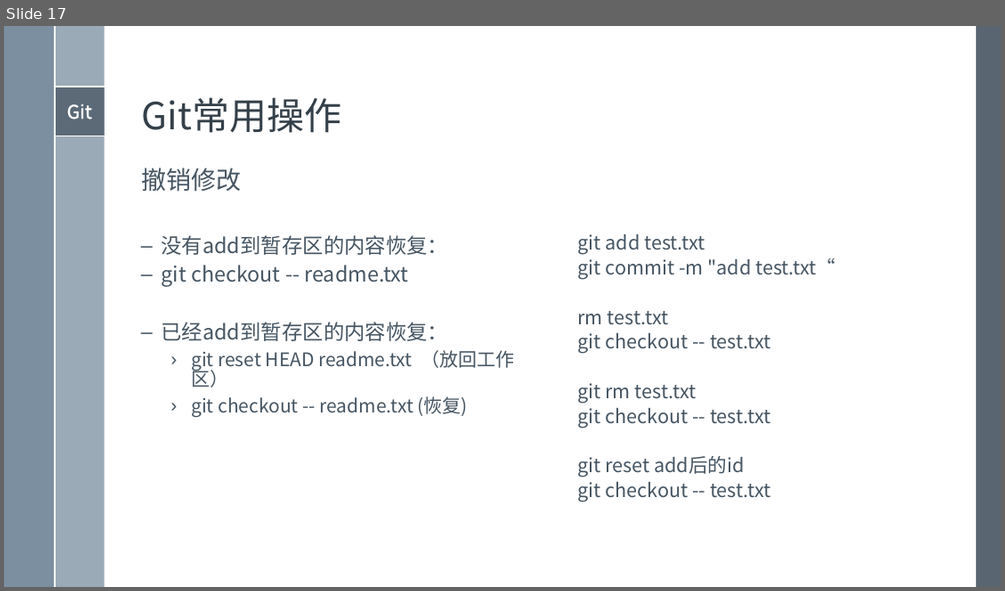
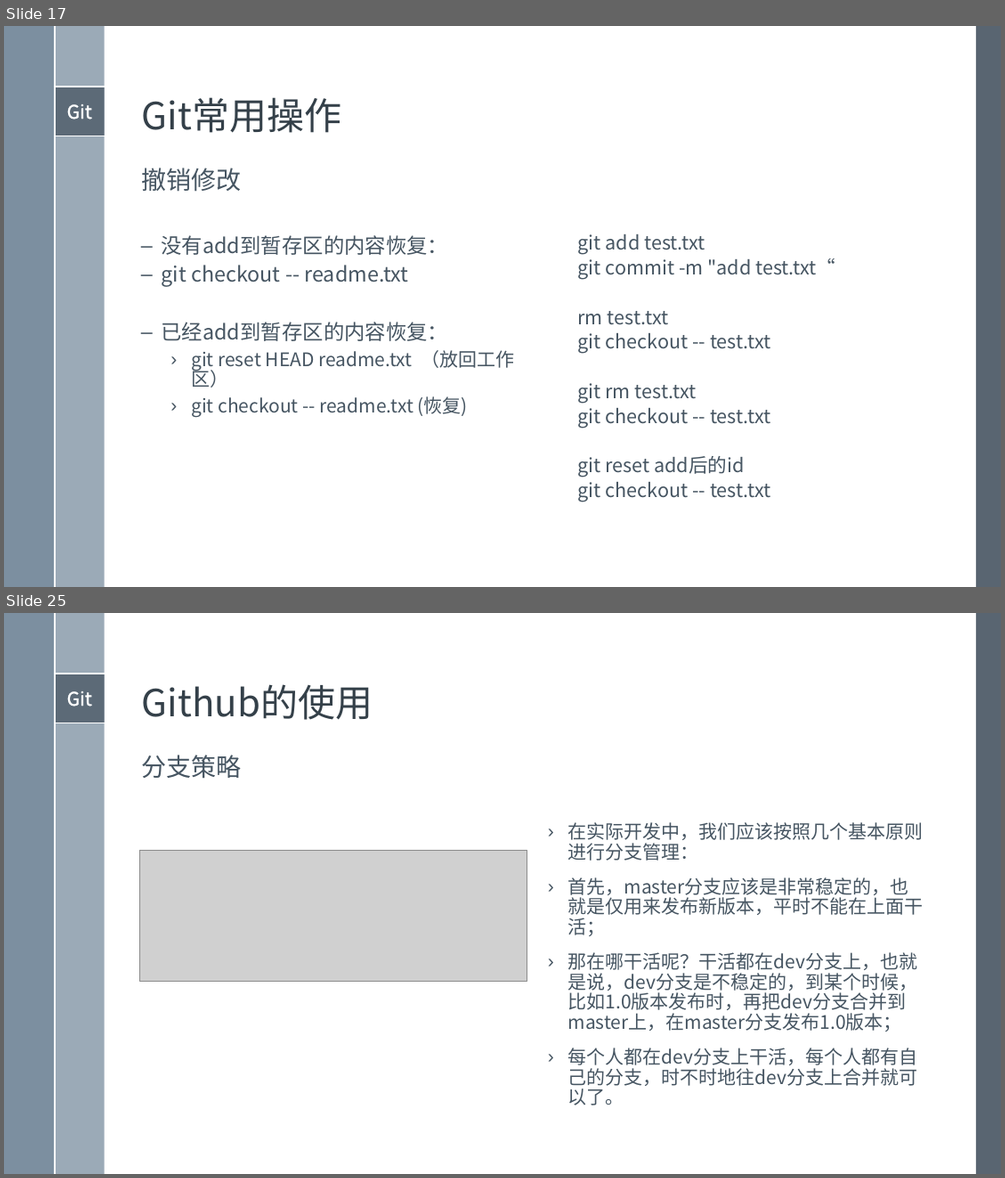
Before and after one commit to xami/joke, a slide deck: docs/windows模板/演示文稿 2.pptx. Shown one above the other, each under a label of ours: slide 17 before the commit, slides 17 and 25 after it; the slides between them are not shown. The pictures are 1005x591 and 1005x1178 pixels, drawn with LibreOffice and Linux fonts; fonts in the diff are those of the drawing; grey boxes stand for pictures. Boxes give left, top, right and bottom in pixels: in the first picture for what was removed or moved away, otherwise in the second. Text is boxed around its words. In the diff, an @@ line names an element or a change of style, - is before the commit and + after.

```diff
--- a/docs/windows模板/演示文稿 2.pptx
+++ b/docs/windows模板/演示文稿 2.pptx
@@ slide 25 added at [4, 613, 1001, 1174], background #FFFFFF; not listed: 7 template elements that a slide beside it also shows @@
@@ title added at [142, 684, 372, 720], 36 pt, text #35404A @@
+Github的使用
@@ text added at [142, 755, 242, 779], 24 pt, text #465562 @@
+分支策略
@@ text added at [568, 822, 923, 1105], 18 pt, text #465562 @@
+› 在实际开发中，我们应该按照几个基本原则进行分支管理：
+› 首先，master分支应该是非常稳定的，也就是仅用来发布新版本，平时不能在上面干活；
+› 那在哪干活呢？干活都在dev分支上，也就是说，dev分支是不稳定的，到某个时候，比如1.0版本发布时，再把dev分支合并到master上，在master分支发布1.0版本；
+› 每个人都在dev分支上干活，每个人都有自己的分支，时不时地往dev分支上合并就可以了。
@@ picture added at [139, 850, 527, 981] @@
```
Also in this commit, not shown: 2 slides changed, 13 other slides added, 9 slides removed, 12 other files.
